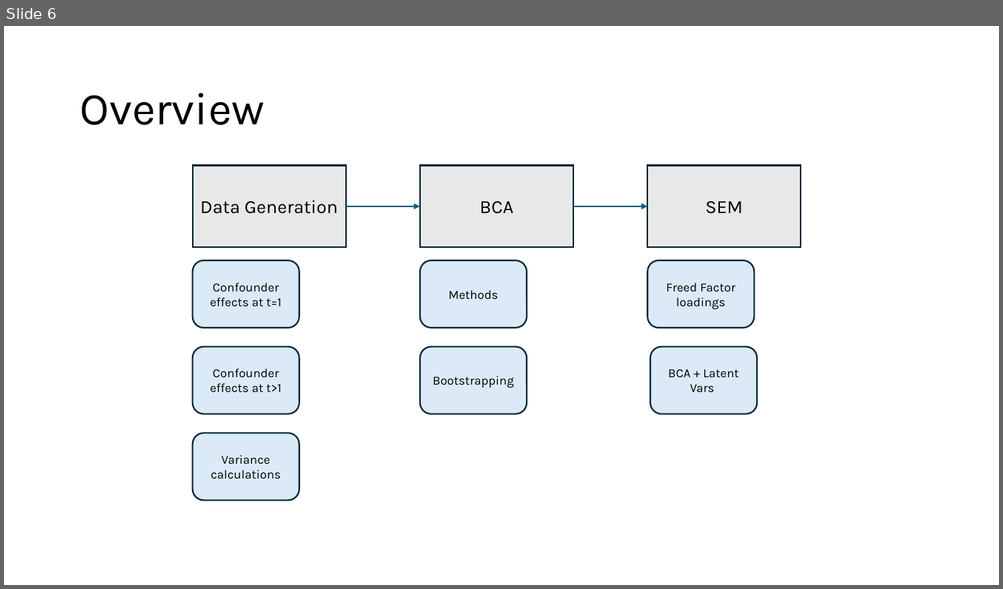
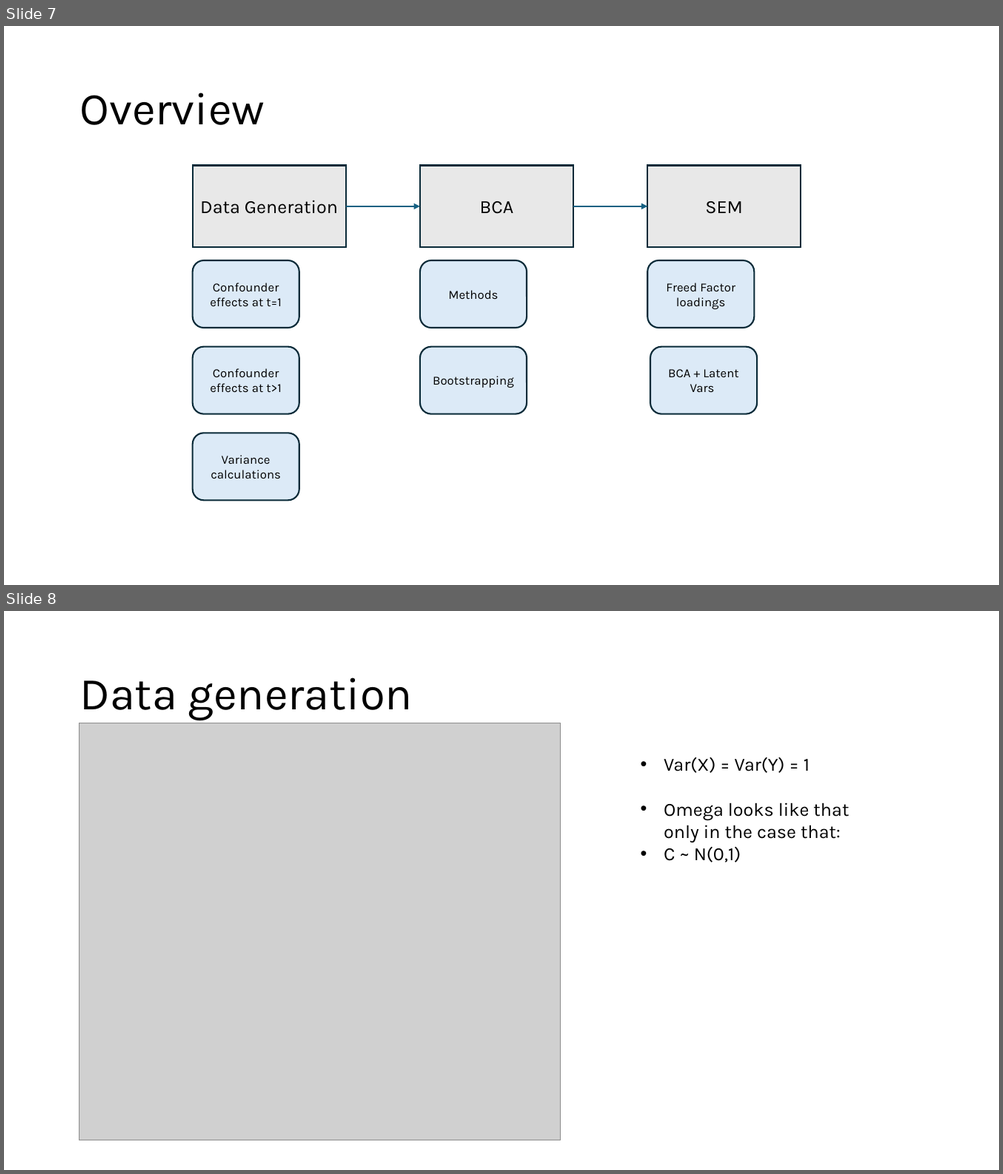
Before and after one commit to EmmaDirk/MachineLearning-BCA, a slide deck: 04_presentations/01_powerpoint/04_Jeroen_Ellen_Axel_17-03-25.pptx. Shown one above the other, each under a label of ours: slide 6 before the commit, slides 7 and 8 after it. The pictures are 1003x589 and 1003x1174 pixels, drawn with LibreOffice and Linux fonts; fonts in the diff are those of the drawing; grey boxes stand for pictures. Boxes give left, top, right and bottom in pixels: in the first picture for what was removed or moved away, otherwise in the second. Text is boxed around its words. In the diff, an @@ line names an element or a change of style, - is before the commit and + after.

```diff
--- a/04_presentations/01_powerpoint/04_Jeroen_Ellen_Axel_17-03-25.pptx
+++ b/04_presentations/01_powerpoint/04_Jeroen_Ellen_Axel_17-03-25.pptx
@@ slide 8 added at bbox=[4, 611, 999, 1170], background #FFFFFF @@
@@ title added at bbox=[79, 678, 412, 721], 44 pt, text #000000 @@
+Data generation
@@ picture added at bbox=[79, 723, 560, 1140] @@
@@ text added at bbox=[663, 758, 848, 863], 18 pt, text #000000 @@
+• Var(X) = Var(Y) = 1
+• Omega looks like that only in the case that:
+• C ~ N(0,1)
@@ what was slide 6 is now slide 7 @@
```
Also in this commit, not shown: 1 slide changed, 9 other slides added, 22 other files.
